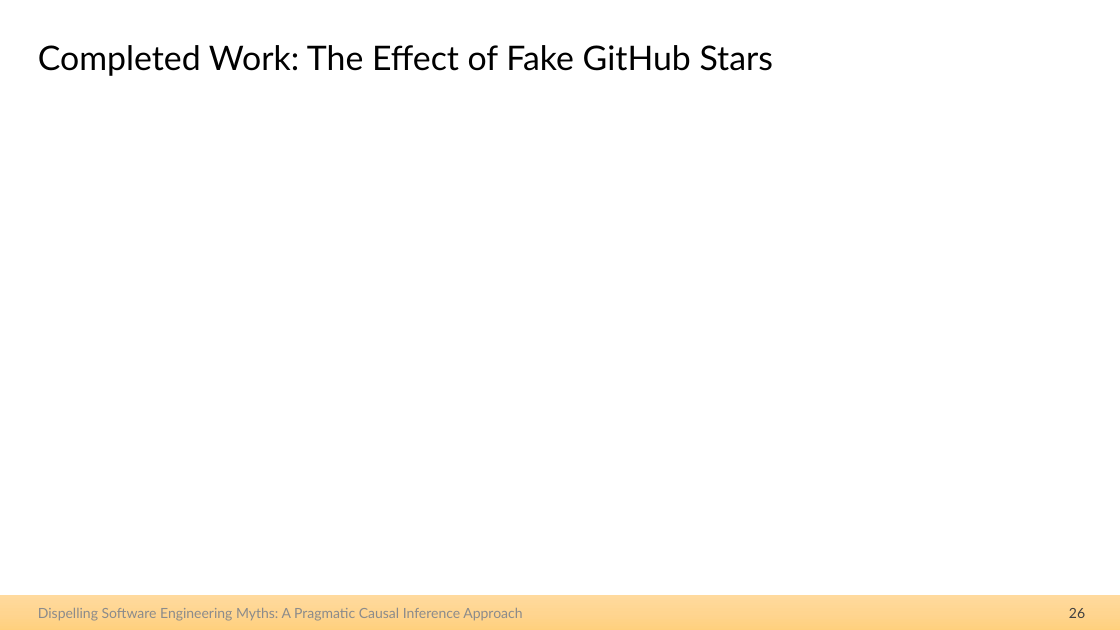
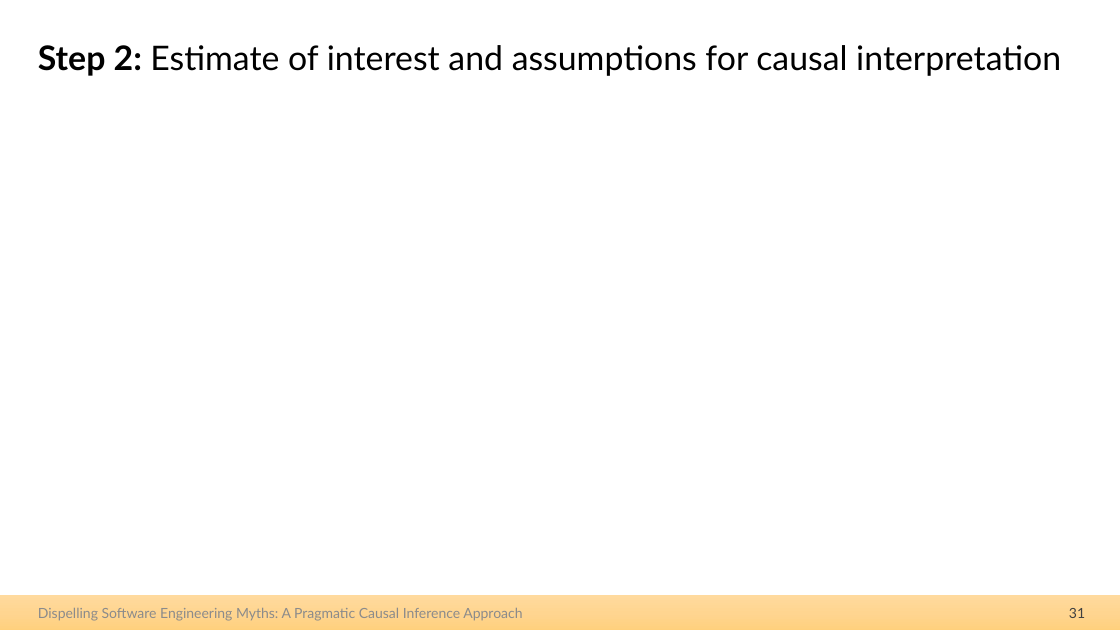
Before and after one commit to hehao98/Thesis, a slide deck: slide 31 of 2026.09.21-Thesis Defense.pptx (slide 26 before the commit). Drawn at 1120x630 pixels with LibreOffice and Linux fonts; fonts in the diff are those of the drawing; grey boxes stand for pictures. Boxes give left, top, right and bottom in pixels: in the first picture for what was removed or moved away, otherwise in the second. Text is boxed around its words. In the diff, an @@ line names an element or a change of style, - is before the commit and + after.

```diff
--- a/2026.09.21-Thesis Defense.pptx
+++ b/2026.09.21-Thesis Defense.pptx
@@ title at (x1=38, y1=45, x2=1061, y2=76): text changed @@
-Completed Work: The Effect of Fake GitHub Stars
+Step 2: Estimate of interest and assumptions for causal interpretation
@@ page number at (x1=1069, y1=608, x2=1085, y2=618): text changed @@
-26
+31
```
Also in this commit, not shown: 9 other slides changed, 15 slides added, 5 slides removed.
